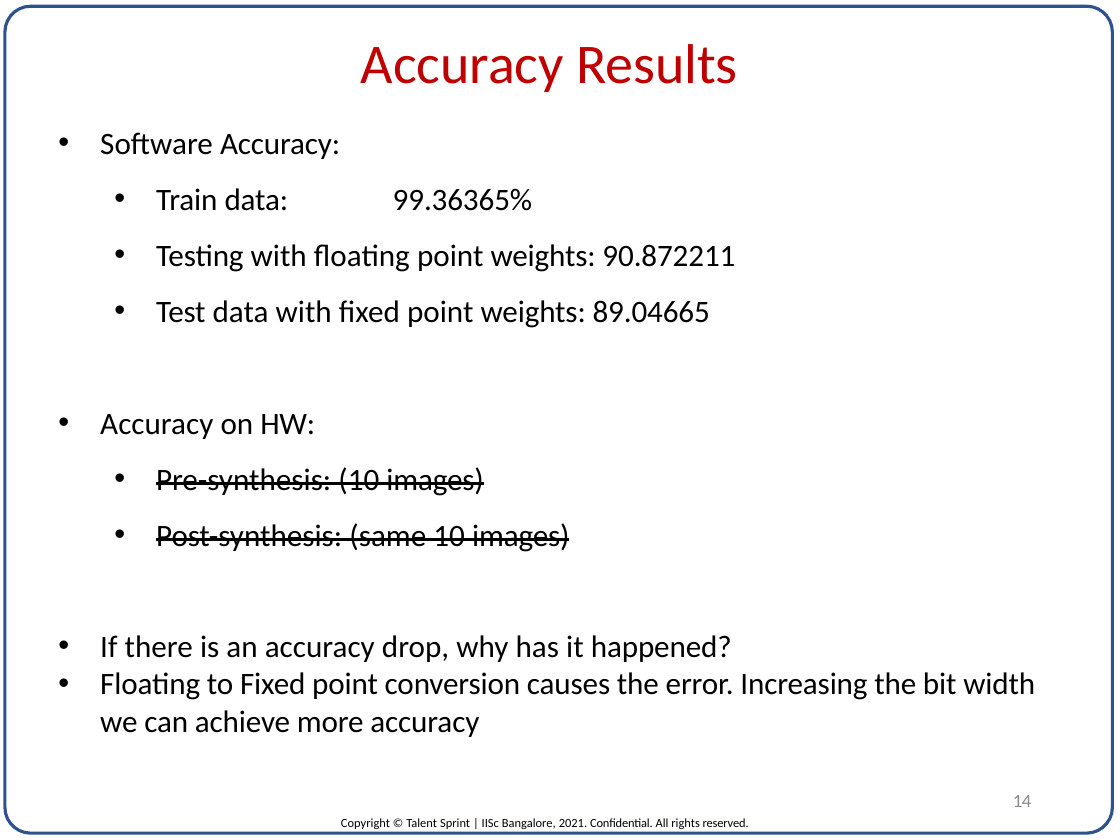
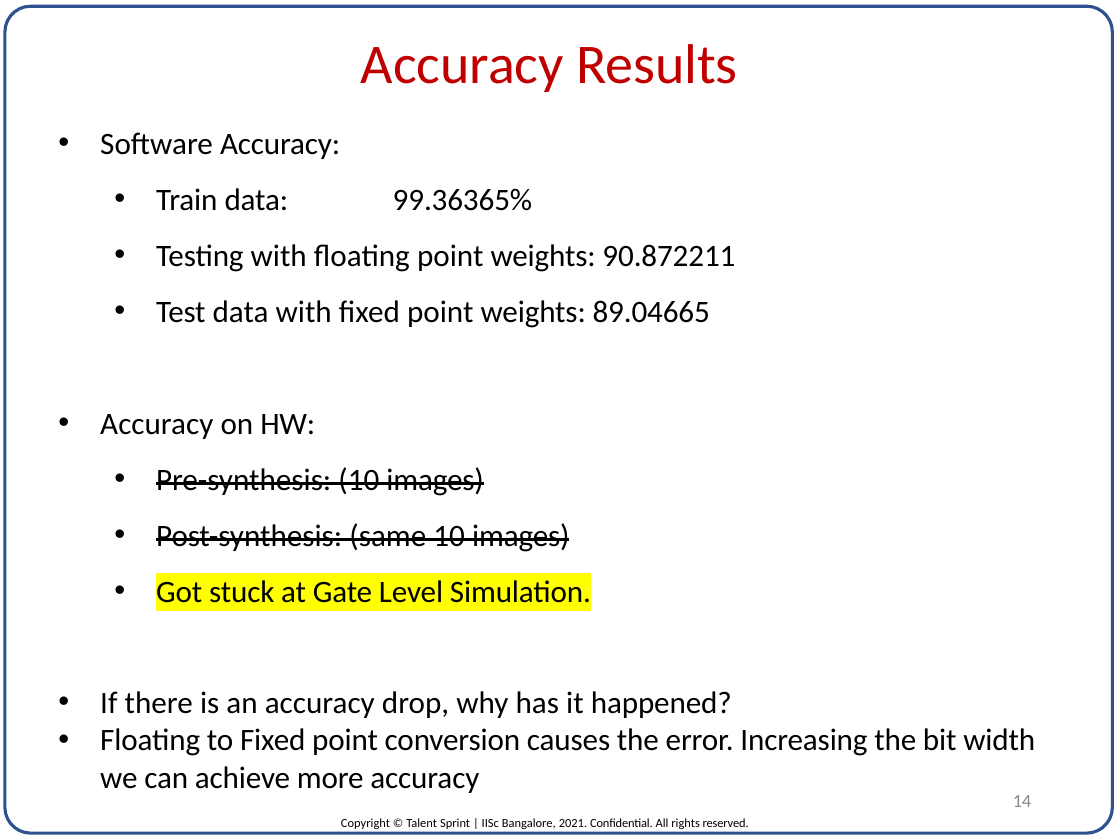
Before and after one commit to pvrajeshkumar/IISC_DVLSI_ML_Project, a slide deck: slide 14 of Project_Report/ASIC for Neural Network inference_P_V_Rajesh_Kumar.pptx. Drawn at 1120x840 pixels with LibreOffice and Linux fonts; fonts in the diff are those of the drawing. Boxes give left, top, right and bottom in pixels: in the first picture for what was removed or moved away, otherwise in the second. Text is boxed around its words. In the diff, an @@ line names an element or a change of style, - is before the commit and + after.

```diff
--- a/Project_Report/ASIC for Neural Network inference_P_V_Rajesh_Kumar.pptx
+++ b/Project_Report/ASIC for Neural Network inference_P_V_Rajesh_Kumar.pptx
@@ text at bbox=[156, 580, 591, 603]: paragraph added @@
+  • Got stuck at Gate Level Simulation.
```
Also in this commit, not shown: 11 other slides changed.
